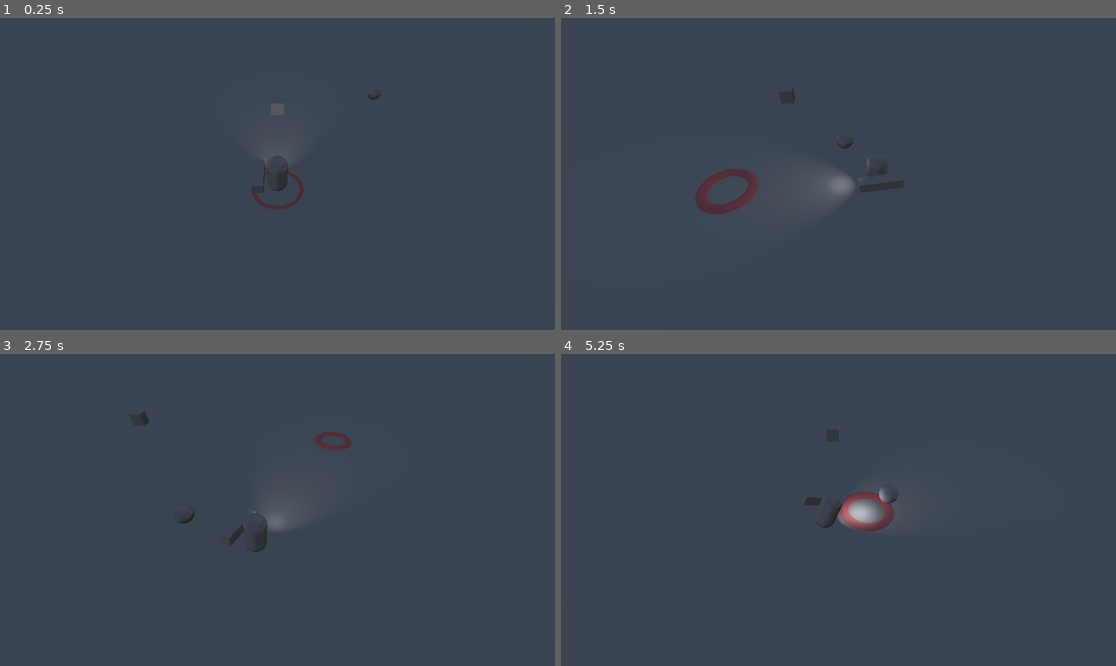
Above: before the commit, frames 1-4 (two rows, left to right).
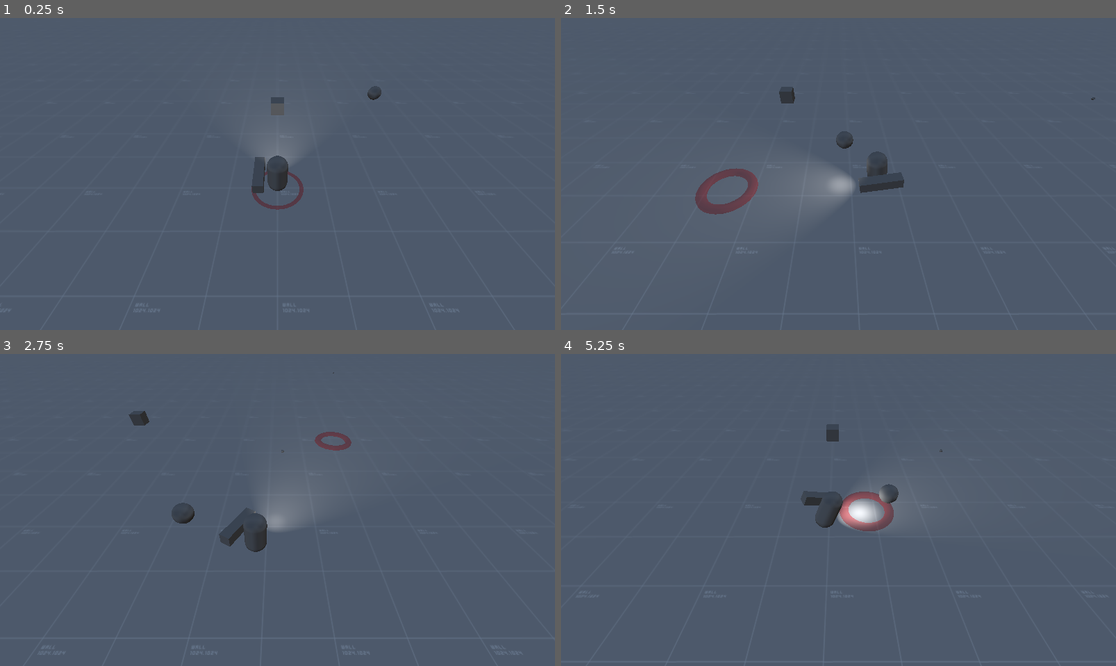
Above: after the commit, the same moments.

Repository: smekbo/scream-jam-2025
Game: Godot game, scene res://world.tscn
The game is run twice, just before and just after one commit, with the same random seed, the same clock (stepped at 60 frames per second) and the same inputs.
Inputs (mouse positions are in pixels of both pictures, inside the frame that each line leads up to):
- Up to frame 1 (0.25 s): no input
- Up to frame 2 (1.5 s): move the mouse to (960, 158) at 0.52 s; press the mouse at (960, 158) at 0.53 s; hold D (move_right) 0.53-1.28 s; move the mouse to (727, 189) at 1.27 s; release the mouse at (727, 189) at 1.28 s; hold S (move_backward) from 1.28 s (still down); click (727, 189) at 1.35 s
- Up to frame 3 (2.75 s): move the mouse to (333, 441) at 2.02 s; release S (move_backward) at 2.03 s; press the mouse at (333, 441) at 2.03 s; hold D (move_right) from 2.03 s (still down)
- Up to frame 4 (5.25 s): move the mouse to (810, 572) at 2.77 s; release D (move_right) at 2.78 s; release the mouse at (810, 572) at 2.78 s; hold W (move_forward) 2.78-3.53 s; click (810, 572) at 2.85 s; move the mouse to (1005, 556) at 3.52 s; press the mouse at (1005, 556) at 3.53 s; hold A (move_left) 3.53-5.03 s; move the mouse to (672, 463) at 4.27 s; release the mouse at (672, 463) at 4.28 s; click (672, 463) at 4.35 s; move the mouse to (866, 510) at 5.02 s; press the mouse at (866, 510) at 5.03 s; hold S (move_backward) from 5.03 s (still down)

The runs differ from the first frame. In frame 1, 99% of the frame differs, in the area x 0-100%, y 0-100%; in frame 2, 98%; in frame 3, 99%; in frame 4, 99%.

Commit message:
testing on laptop

Diff:
--- a/enemy.gd
+++ b/enemy.gd
@@ -1,17 +1,18 @@
 extends CharacterBody3D
+class_name Enemy
 
 @export var SPEED : int = 100
+
+@onready var fx_animation : AnimationPlayer = $AnimationPlayer
 
 var target : Vector3
 
 
-# Called when the node enters the scene tree for the first time.
 func _ready() -> void:
 	target = _game.player.global_position
 	_game.player.player_position_update.connect(on_target_changed)
 
 
-# Called every frame. 'delta' is the elapsed time since the previous frame.
 func _process(delta: float) -> void:
 	if target:
 		var direction = target - global_position
@@ -21,3 +22,7 @@
 
 func on_target_changed(new_target : Vector3):
 	target = new_target
+
+
+func take_damage():
+	fx_animation.play("hurt")
--- a/enemy.tscn
+++ b/enemy.tscn
@@ -1,18 +1,75 @@
-[gd_scene load_steps=4 format=3 uid="uid://318f23alwesp"]
+[gd_scene load_steps=8 format=3 uid="uid://318f23alwesp"]
 
 [ext_resource type="Script" uid="uid://dbcm457m2y6gw" path="res://enemy.gd" id="1_7k104"]
 
 [sub_resource type="SphereShape3D" id="SphereShape3D_4gyqm"]
 
+[sub_resource type="SphereShape3D" id="SphereShape3D_7k104"]
+radius = 0.6917973
+
 [sub_resource type="SphereMesh" id="SphereMesh_qi2p4"]
+
+[sub_resource type="Animation" id="Animation_7k104"]
+resource_name = "hurt"
+length = 0.29167083
+step = 0.041666668
+tracks/0/type = "value"
+tracks/0/imported = false
+tracks/0/enabled = true
+tracks/0/path = NodePath("Node3D:position")
+tracks/0/interp = 1
+tracks/0/loop_wrap = true
+tracks/0/keys = {
+"times": PackedFloat32Array(0, 0.041666668, 0.083333336, 0.125, 0.16666667, 0.20833333),
+"transitions": PackedFloat32Array(1, 1, 1, 1, 1, 1),
+"update": 0,
+"values": [Vector3(0, 0, 0), Vector3(0, 0.22184789, 0), Vector3(0, -0.08102846, 0), Vector3(0, 0.2517867, 0), Vector3(0, -0.034302473, 0), Vector3(0, 0, 0)]
+}
+
+[sub_resource type="Animation" id="Animation_4gyqm"]
+length = 0.001
+tracks/0/type = "value"
+tracks/0/imported = false
+tracks/0/enabled = true
+tracks/0/path = NodePath("Node3D:position")
+tracks/0/interp = 1
+tracks/0/loop_wrap = true
+tracks/0/keys = {
+"times": PackedFloat32Array(0),
+"transitions": PackedFloat32Array(1),
+"update": 0,
+"values": [Vector3(0, 0, 0)]
+}
+
+[sub_resource type="AnimationLibrary" id="AnimationLibrary_qi2p4"]
+_data = {
+&"RESET": SubResource("Animation_4gyqm"),
+&"hurt": SubResource("Animation_7k104")
+}
 
 [node name="Enemy" type="CharacterBody3D"]
 collision_layer = 2
-collision_mask = 5
+collision_mask = 13
 script = ExtResource("1_7k104")
 
 [node name="CollisionShape3D" type="CollisionShape3D" parent="."]
 shape = SubResource("SphereShape3D_4gyqm")
 
-[node name="MeshInstance3D" type="MeshInstance3D" parent="."]
+[node name="hurtbox" type="Area3D" parent="."]
+collision_layer = 0
+collision_mask = 8
+
+[node name="CollisionShape3D" type="CollisionShape3D" parent="hurtbox"]
+shape = SubResource("SphereShape3D_7k104")
+debug_color = Color(0.9375904, 0.15725502, 0.49384725, 0.41960785)
+
+[node name="Node3D" type="Node3D" parent="."]
+
+[node name="MeshInstance3D" type="MeshInstance3D" parent="Node3D"]
 mesh = SubResource("SphereMesh_qi2p4")
+skeleton = NodePath("../..")
+
+[node name="AnimationPlayer" type="AnimationPlayer" parent="."]
+libraries = {
+&"": SubResource("AnimationLibrary_qi2p4")
+}
--- a/player.gd
+++ b/player.gd
@@ -59,3 +59,4 @@
 		crosshair.global_position = Vector3(raycast_result.position.x, 0, raycast_result.position.z)
 		model_handle.look_at(crosshair.global_position)
 		aiming_direction = crosshair.global_position - model_handle.global_position
+		aiming_direction.y = 0
--- a/project.godot
+++ b/project.godot
@@ -52,6 +52,7 @@
 3d_physics/layer_1="player"
 3d_physics/layer_2="enemies"
 3d_physics/layer_3="world"
+3d_physics/layer_4="player_projectile"
 
 [rendering]
 
--- a/world.tscn
+++ b/world.tscn
@@ -1,13 +1,8 @@
-[gd_scene load_steps=9 format=3 uid="uid://c2a2wpalwnbvp"]
+[gd_scene load_steps=11 format=3 uid="uid://c2a2wpalwnbvp"]
 
 [ext_resource type="PackedScene" uid="uid://djwx48nmfhvx6" path="res://player.tscn" id="1_f3sb7"]
 [ext_resource type="PackedScene" uid="uid://318f23alwesp" path="res://enemy.tscn" id="2_fj7yv"]
-
-[sub_resource type="PlaneMesh" id="PlaneMesh_gv5m4"]
-size = Vector2(500, 500)
-
-[sub_resource type="BoxShape3D" id="BoxShape3D_f3sb7"]
-size = Vector3(500, 1, 500)
+[ext_resource type="Texture2D" uid="uid://bsx2wwfpiiybn" path="res://greybox_light_grid.png" id="2_tlwt5"]
 
 [sub_resource type="ProceduralSkyMaterial" id="ProceduralSkyMaterial_f3sb7"]
 
@@ -18,9 +13,23 @@
 background_mode = 2
 sky = SubResource("Sky_fj7yv")
 
+[sub_resource type="StandardMaterial3D" id="StandardMaterial3D_tlwt5"]
+albedo_texture = ExtResource("2_tlwt5")
+uv1_scale = Vector3(100, 100, 100)
+
+[sub_resource type="PlaneMesh" id="PlaneMesh_gv5m4"]
+material = SubResource("StandardMaterial3D_tlwt5")
+size = Vector2(500, 500)
+
+[sub_resource type="BoxShape3D" id="BoxShape3D_f3sb7"]
+size = Vector3(500, 1, 500)
+
 [sub_resource type="BoxMesh" id="BoxMesh_f3sb7"]
 
 [node name="World" type="Node3D"]
+
+[node name="WorldEnvironment" type="WorldEnvironment" parent="."]
+environment = SubResource("Environment_f3sb7")
 
 [node name="StaticBody3D" type="StaticBody3D" parent="."]
 collision_layer = 4
@@ -37,9 +46,6 @@
 [node name="Player" parent="." instance=ExtResource("1_f3sb7")]
 transform = Transform3D(1, 0, 0, 0, 1, 0, 0, 0, 1, 0, 1.5069406, 0)
 
-[node name="WorldEnvironment" type="WorldEnvironment" parent="."]
-environment = SubResource("Environment_f3sb7")
-
 [node name="MeshInstance3D" type="MeshInstance3D" parent="."]
 transform = Transform3D(1, 0, 0, 0, 1, 0, 0, 0, 1, 0, 0.5835335, -7.883642)
 mesh = SubResource("BoxMesh_f3sb7")
Binary file added: greybox_light_grid.png
Not shown, added: greybox_light_grid.png.import
Binary file added: greybox_orange_grid.png
Not shown, added: greybox_orange_grid.png.import
